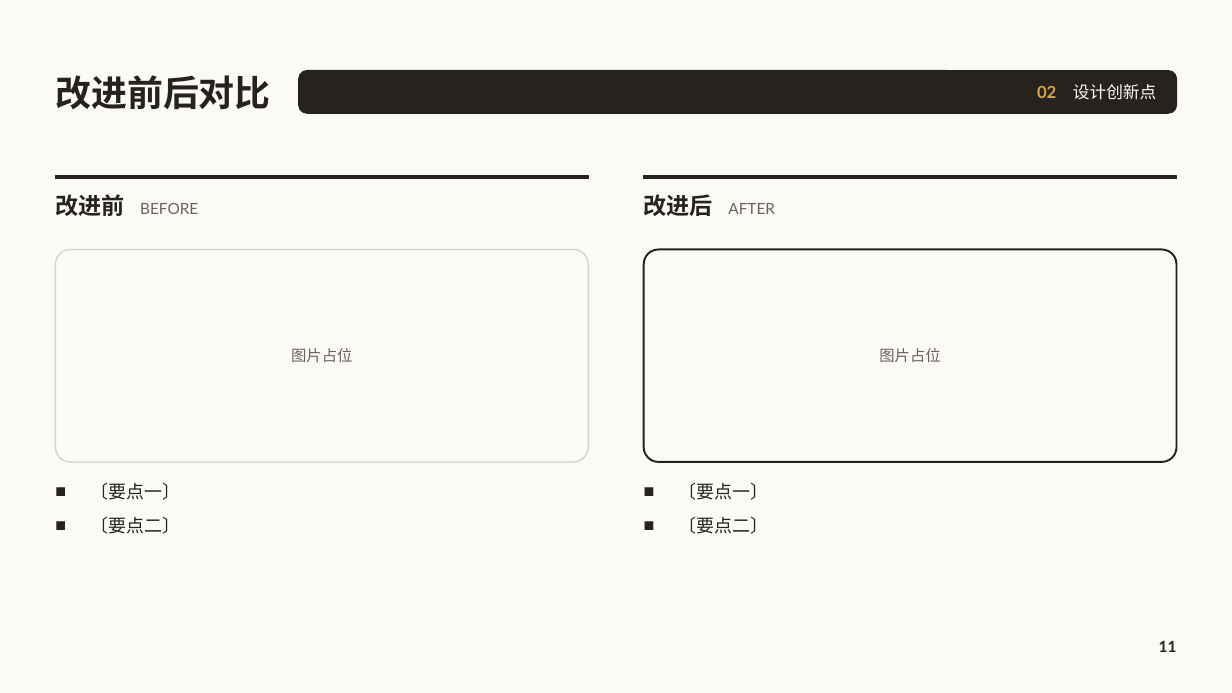
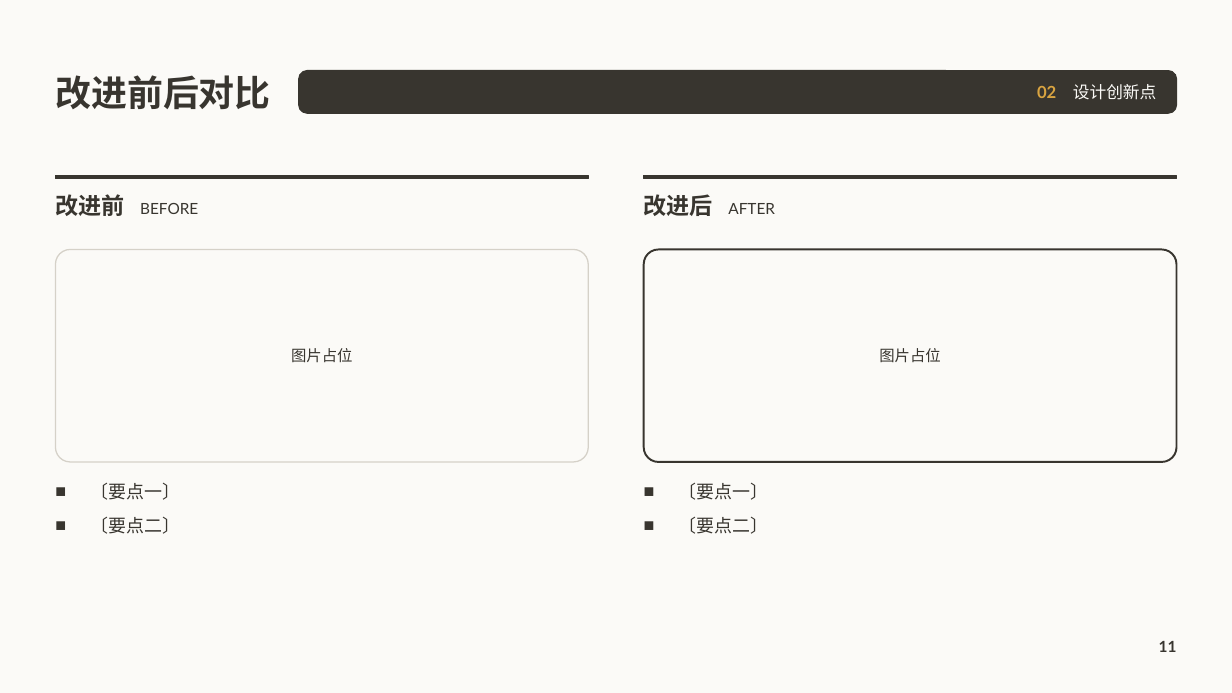
Before and after one commit to cyx3705/0000-000, a slide deck: slide 11 of z-Unused/b-Office/项目报告.pptx. Drawn at 1232x693 pixels with LibreOffice and Linux fonts; fonts in the diff are those of the drawing; background and template pictures are left out. Boxes give left, top, right and bottom in pixels: in the first picture for what was removed or moved away, otherwise in the second. Text is boxed around its words. In the diff, an @@ line names an element or a change of style, - is before the commit and + after.

```diff
--- a/z-Unused/b-Office/项目报告.pptx
+++ b/z-Unused/b-Office/项目报告.pptx
@@ fill #26231E to #38352F; outline #26231E 1 pt to #38352F 1 pt in 3 elements at [299, 71, 1177, 114], [644, 176, 1177, 179], [55, 176, 589, 179] @@
@@ text "改进前 BEFORE" at [55, 194, 198, 216]: text colour #26231E to #38352F in "改进前"; text colour #6A6458 to #38352F in "BEFORE" @@
@@ text "改进后 AFTER" at [644, 194, 775, 216]: text colour #26231E to #38352F in "改进后"; text colour #6A6458 to #38352F in "AFTER" @@
@@ rounded rectangle at [644, 250, 1177, 462]: outline #26231E 1.5 pt to #38352F 1.5 pt @@
@@ text "图片占位" at [291, 348, 353, 363]: text colour #6A6458 to #38352F @@
@@ text "图片占位" at [879, 348, 941, 363]: text colour #6A6458 to #38352F @@
@@ text colour #26231E to #38352F in 4 elements at [55, 75, 270, 109], [90, 483, 180, 534], [678, 483, 768, 534], [1159, 641, 1177, 652] @@
```
Also in this commit, not shown: 21 other slides changed, 3 other files.
